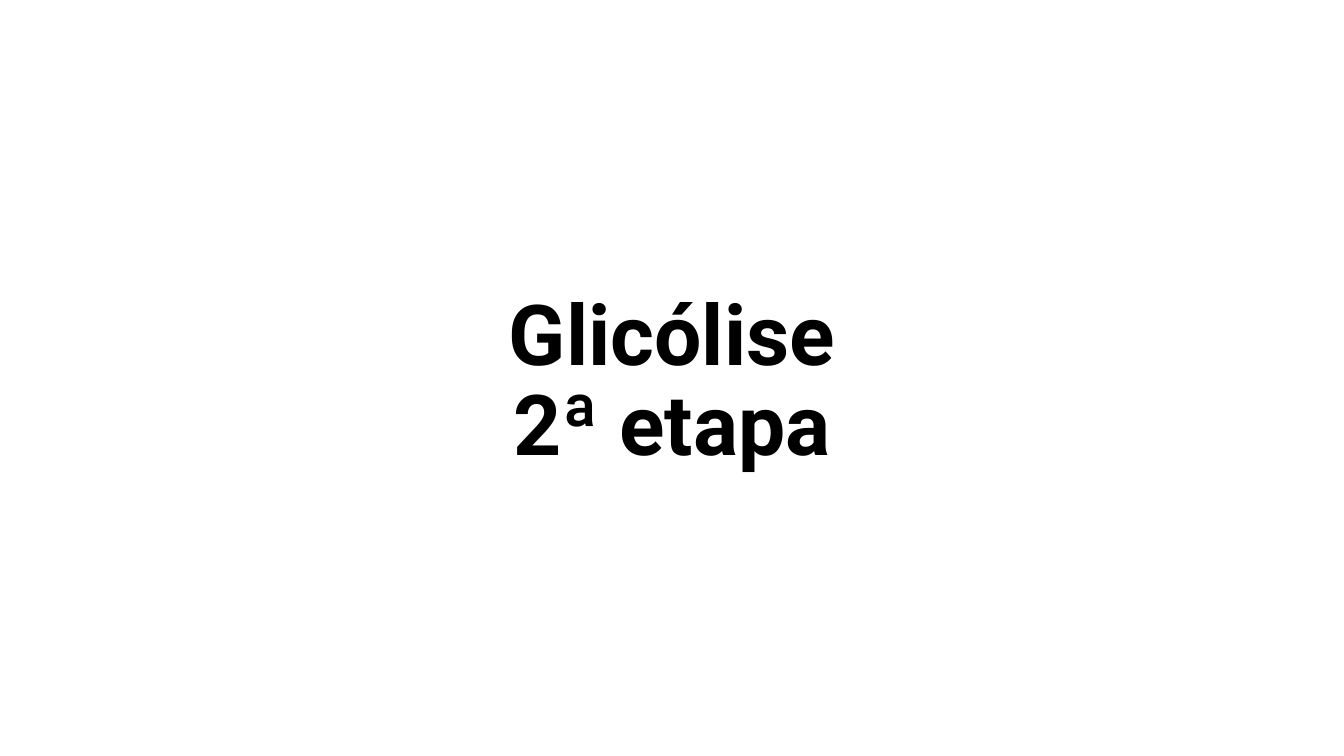
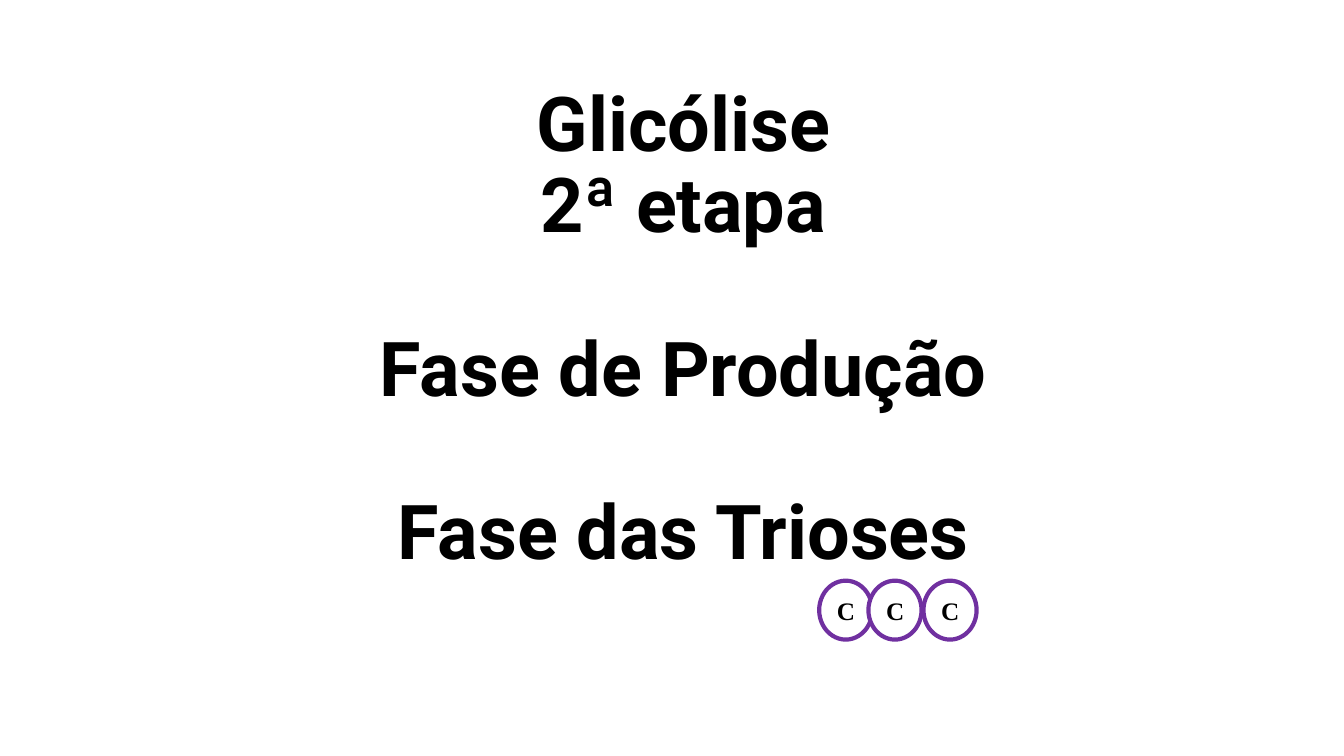
Before and after one commit to daniloasdotcom/Bioquimica-com-Danilo, a slide deck: slide 9 of static/aulas/glicolise.pptx. Drawn at 1344x756 pixels with LibreOffice and Linux fonts; fonts in the diff are those of the drawing. Boxes give left, top, right and bottom in pixels: in the first picture for what was removed or moved away, otherwise in the second. Text is boxed around its words. In the diff, an @@ line names an element or a change of style, - is before the commit and + after.

```diff
--- a/static/aulas/glicolise.pptx
+++ b/static/aulas/glicolise.pptx
@@ title at box(380, 94, 986, 560): text changed; size 60 to 54 pt @@
-Glicólise
-2ª etapa
+Glicólise
+2ª etapa
+Fase de Produção
+Fase das Trioses
@@ ellipse added at box(820, 581, 873, 639), fill #FFFFFF, outline #7030A0 3 pt, 18 pt, text #000000, bold @@
+C
@@ ellipse added at box(869, 581, 923, 639), fill #FFFFFF, outline #7030A0 3 pt, 18 pt, text #000000, bold @@
+C
@@ ellipse added at box(924, 581, 977, 639), fill #FFFFFF, outline #7030A0 3 pt, 18 pt, text #000000, bold @@
+C
```
Also in this commit, not shown: 18 other slides changed, 1 other file.
